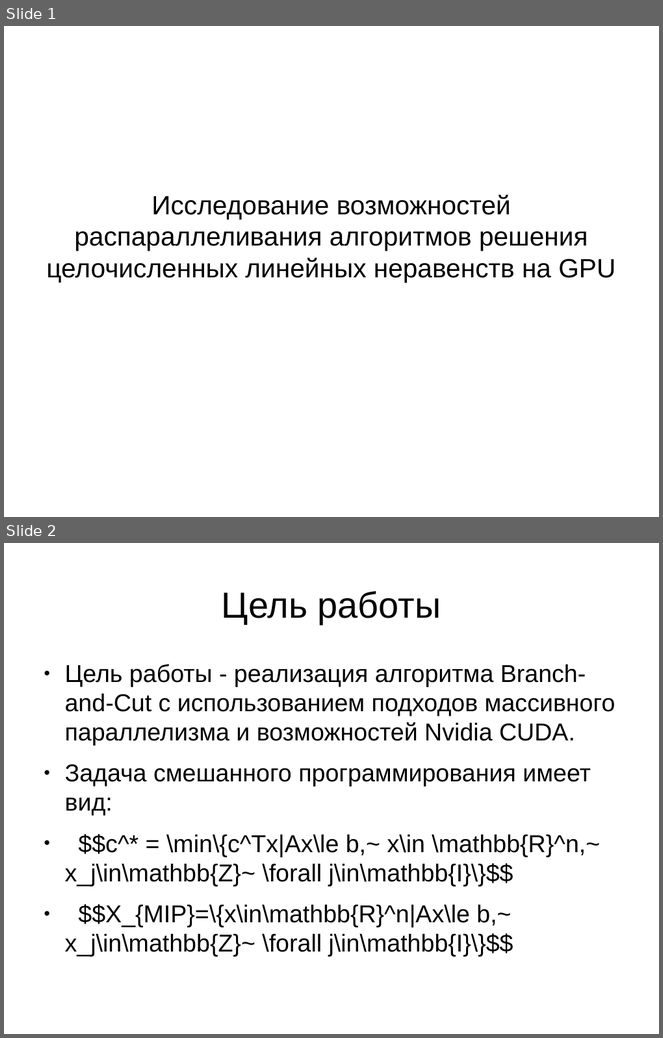
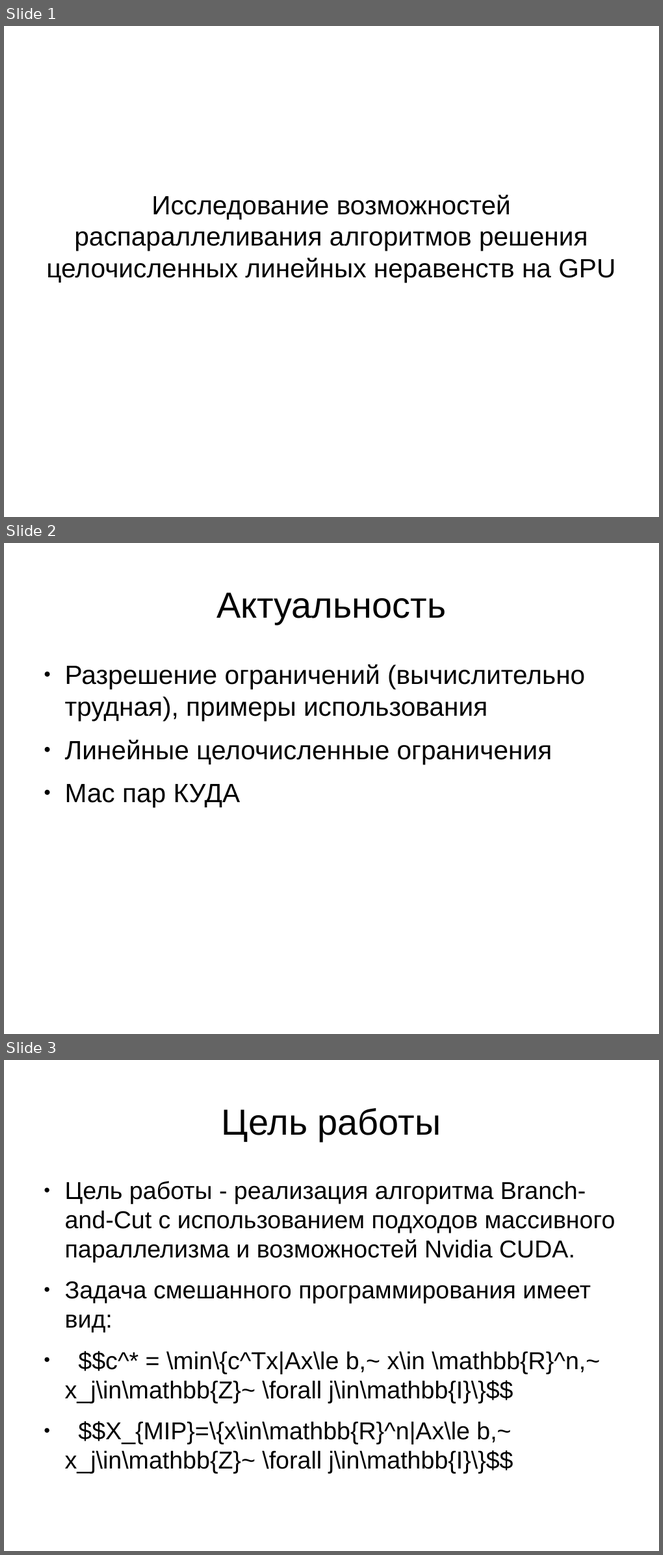
Before and after one commit to bura2017/thesis, a slide deck: presentation.odp. Shown one above the other, each under a label of ours: slides 1 and 2 before the commit, slides 1, 2 and 3 after it. The pictures are 663x1038 and 663x1555 pixels, drawn with LibreOffice and Linux fonts; fonts in the diff are those of the drawing. Boxes give left, top, right and bottom in pixels: in the first picture for what was removed or moved away, otherwise in the second. Text is boxed around its words. In the diff, an @@ line names an element or a change of style, - is before the commit and + after.

```diff
--- a/presentation.odp
+++ b/presentation.odp
@@ slide 2 added at (4,543,659,1034), background #FFFFFF @@
@@ title added at (217,592,446,624), 44 pt, text #000000 @@
+Актуальность
@@ text added at (65,664,585,808), 32 pt, text #000000 @@
+● Разрешение ограничений (вычислительно трудная), примеры использования
+● Линейные целочисленные ограничения
+● Мас пар КУДА
@@ what was slide 2 is now slide 3 @@
```
Also in this commit, not shown: 3 slides changed, 2 other slides added, 5 other files.
